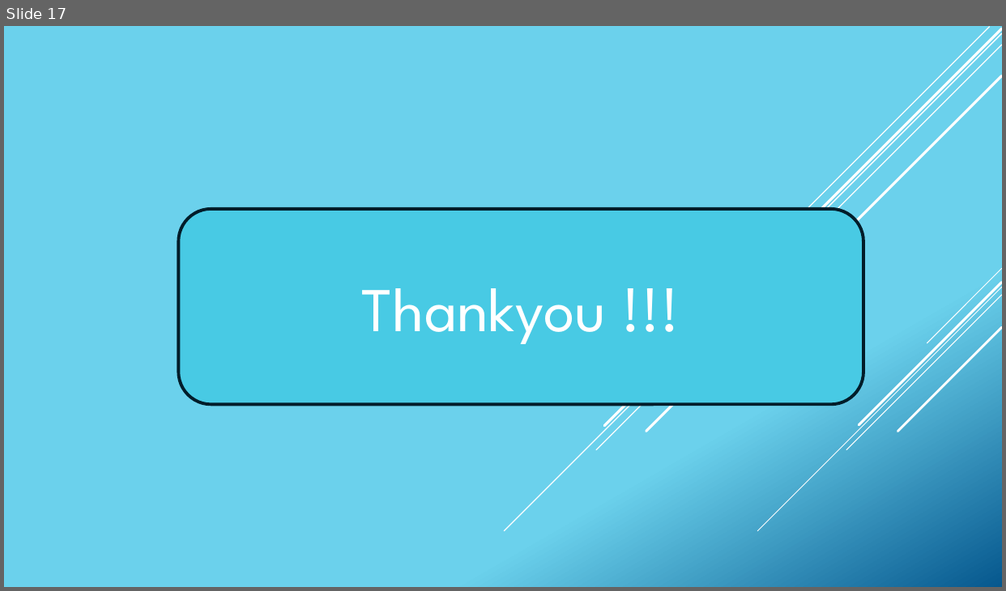
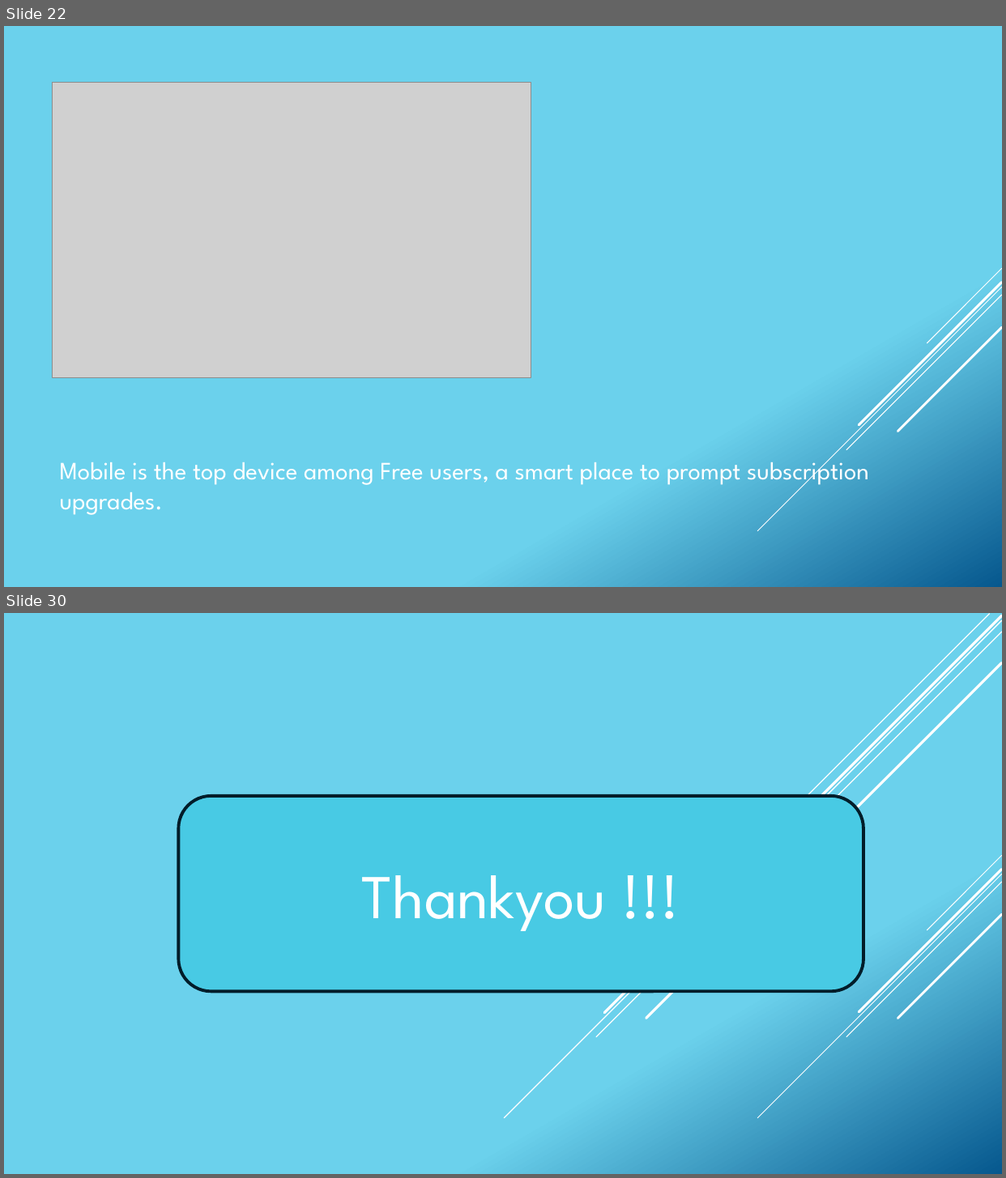
Before and after one commit to fivelidz/data-analytics-project, a slide deck: presentation/Presentation_Laura.pptx. Shown one above the other, each under a label of ours: slide 17 before the commit, slides 22 and 30 after it; the slides between them are not shown. The pictures are 1006x591 and 1006x1178 pixels, drawn with LibreOffice and Linux fonts; fonts in the diff are those of the drawing; grey boxes stand for pictures. Boxes give left, top, right and bottom in pixels: in the first picture for what was removed or moved away, otherwise in the second. Text is boxed around its words. In the diff, an @@ line names an element or a change of style, - is before the commit and + after.

```diff
--- a/presentation/Presentation_Laura.pptx
+++ b/presentation/Presentation_Laura.pptx
@@ slide 22 added at (4,26,1002,587), background gradient #6ED2EB to #06588E; not listed: 5 template elements that a slide beside it also shows @@
@@ picture added at (52,82,530,378) @@
@@ text added at (60,454,869,515), 24 pt, text #FFFFFF @@
+Mobile is the top device among Free users, a smart place to prompt subscription upgrades.
@@ what was slide 17 is now slide 30 @@
```
Also in this commit, not shown: 12 other slides added, 2 other files.
